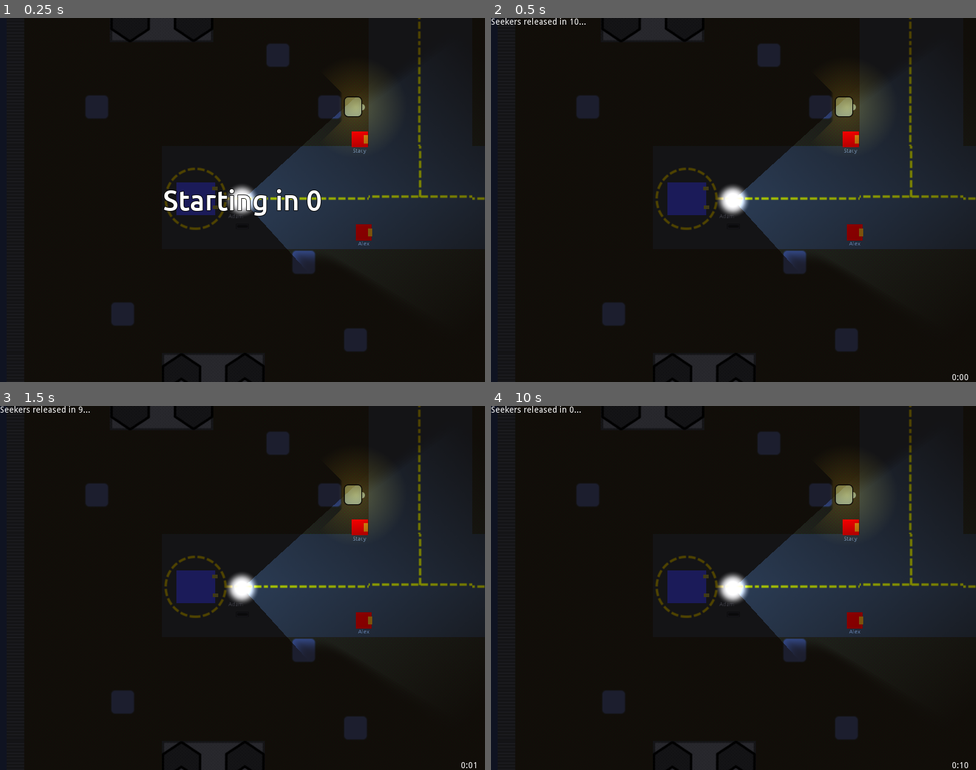
Above: before the commit, frames 1-4 (two rows, left to right).
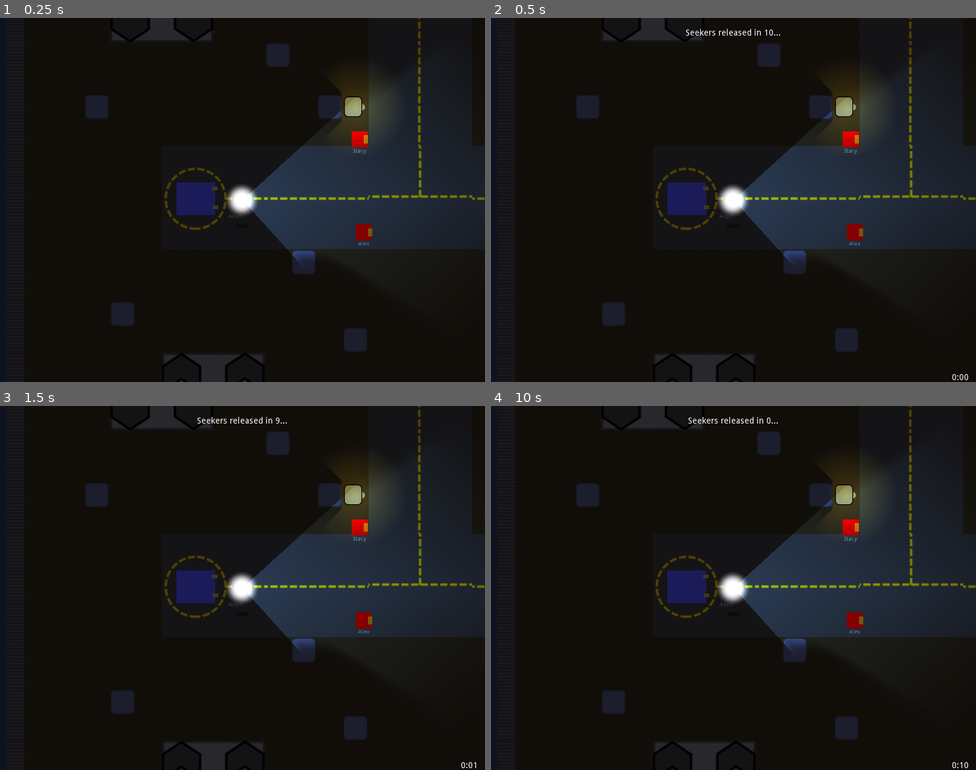
Above: after the commit, the same moments.

Repository: FugitiveTheGame/Fugitive
Game: Godot game, scene res://maps/map_01/Map_01_dev.tscn
The game is run twice, just before and just after one commit, with the same random seed, the same clock (stepped at 60 frames per second) and the same inputs. This scene is started directly instead of the project's main scene.
Inputs:
- Up to frame 1 (0.25 s): no input
- Up to frame 2 (0.5 s): no input
- Up to frame 3 (1.5 s): hold Right (ui_right) 0.53-1.28 s; hold H (car_horn) 0.53-1.28 s; tap Enter at 1.25 s; hold Down (ui_down) from 1.28 s (still down); tap Shift (sprint) at 1.35 s
- Up to frame 4 (10 s): tap Space at 2, 3.5, 5 s; release Down (ui_down) at 2.03 s; hold Right (ui_right) 2.03-2.78 s; hold E (use) 2.03-2.78 s; tap Enter at 2.75, 4.25 s; hold Up (ui_up) 2.78-3.53 s; tap H (car_horn) at 2.85, 7.35 s; hold Shift (sprint) 3.53-4.28 s; hold Left (ui_left) 3.53-5.03 s; tap E (use) at 4.35, 8.85 s; hold Down (ui_down) 5.03-5.78 s; hold H (car_horn) 5.03-5.78 s; hold Right (ui_right) 5.78-6.53 s; tap Shift (sprint) at 5.85 s; hold Up (ui_up) 6.53-7.28 s; hold E (use) 6.53-7.28 s; hold Right (ui_right) 7.28-8.03 s; hold Down (ui_down) 8.03-8.78 s; hold Shift (sprint) 8.03-8.78 s; hold Left (ui_left) 8.78-9.53 s; hold Up (ui_up) from 9.53 s (still down); hold H (car_horn) from 9.53 s (still down)

The runs differ from the first frame. In frame 1, 0.9% of the frame differs, in the area x 33-67%, y 46-55%; in frame 2, 0.3%; in frame 3, 0.2%; in frame 4, 0.2%.
Error in both runs: Assertion failed. (res://maps/map_01/Map_01_dev.gd:29)

Commit message:
Minor UI tweaks

Diff:
--- a/maps/base/BaseMap.tscn
+++ b/maps/base/BaseMap.tscn
@@ -82,10 +82,13 @@
 [node name="UiLayer" type="CanvasLayer" parent="."]
 
 [node name="GraceTimerLabel" type="Label" parent="UiLayer"]
-margin_right = 403.0
-margin_bottom = 68.0
+visible = false
+anchor_right = 1.0
+margin_bottom = 50.0
 size_flags_horizontal = 9
 size_flags_vertical = 8
+align = 1
+valign = 1
 __meta__ = {
 "_edit_use_anchors_": false
 }
@@ -135,6 +138,7 @@
 }
 
 [node name="GameStartLabel" type="Label" parent="UiLayer"]
+visible = false
 anchor_left = 0.5
 anchor_top = 0.5
 anchor_right = 0.5
